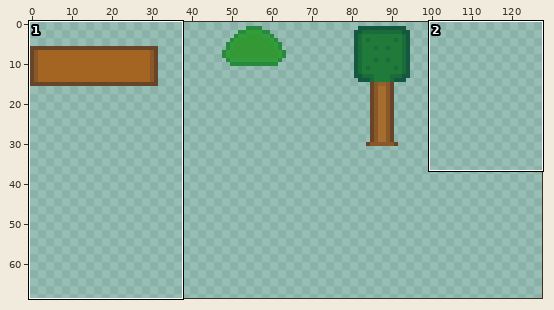
A sprite sheet gets an edit: Assets/Art/items.png. Above, an overview of the earlier version with the close-up marked.
Close-up. Before:
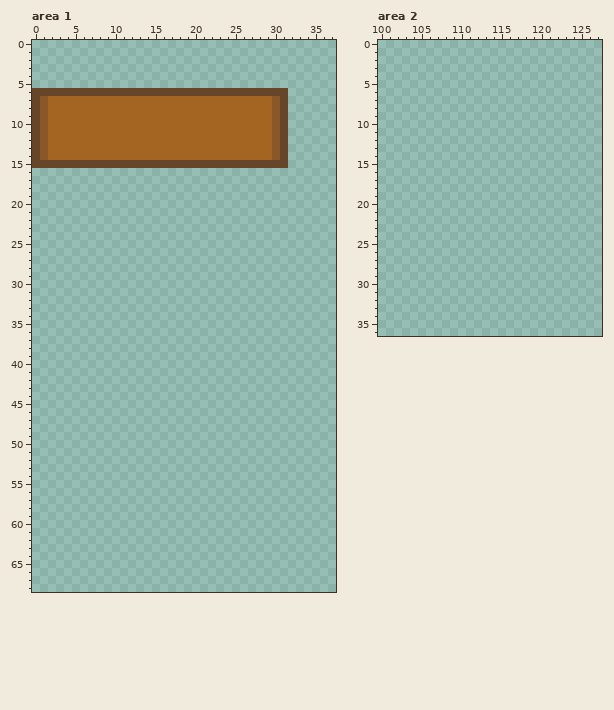
The file is 128x128 pixels. Colours within 5 levels of each other are drawn and written as one. Shown: area 1: x 0..37, y 0..68; area 2: x 100..127, y 0..36. The wide view leaves out empty margins.
Once edited:
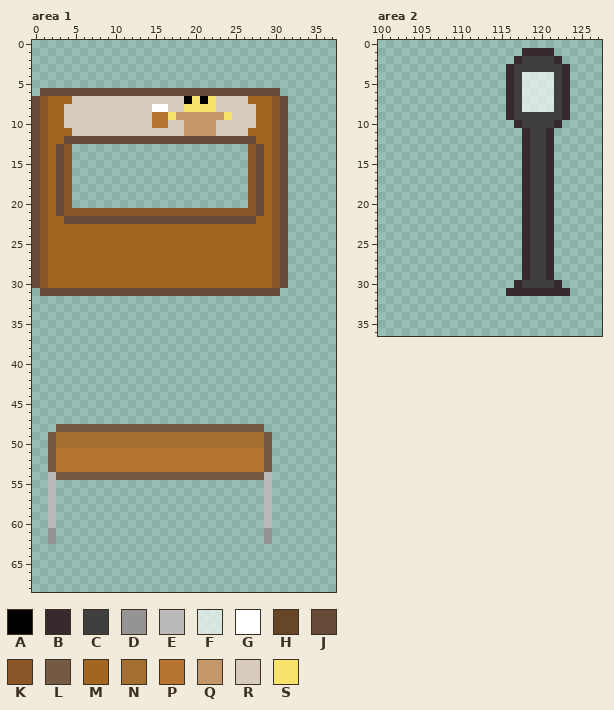
Palette (. is transparent): A #000000  B #362a2e  C #3f3f3f  D #949494  E #b9b9b9  F #ffffffa5  G #ffffff  H #664528  J #664c38  K #8a5828  L #755a43  M #a46422  N #a36e30  P #b77530  Q #c49768  R #d6cbbe  S #f7e26b
What changed:
Area 1:
Colour M becomes colour A in row 7 at x 19 and 21.
The author put colour D in rows 61 to 62 at x 2 and 29.
The author put colour E in rows 54 to 60 at x 2 and 29.
Colour M becomes colour G in row 8 at x 15 to 16.
The author put colour J in rows 16 to 21 at x 0, 3, 28 and 31; in row 22 at x 0, 4 to 27 and 31; in rows 23 to 30 at x 0 and 31; in row 31 at x 1 to 30.
Colour H becomes colour J in row 6 at x 1 to 30; in rows 7 to 14 at x 0 and 31; in row 15 at x 0, 3, 28 and 31.
Colour M becomes colour J in row 12 at x 4 to 27; in rows 13 to 14 at x 3 and 28.
The author put colour K in rows 16 to 20 at x 1, 4, 27 and 30; in row 21 at x 1, 4 to 27 and 30; in rows 22 to 30 at x 1 and 30.
Colour H becomes colour K in row 15 at x 1, 4, 27 and 30.
Colour M becomes colour K in rows 13 to 14 at x 4 and 27.
The author put colour L in row 48 at x 3 to 28; in rows 49 to 53 at x 2 and 29; in row 54 at x 3 to 28.
The author put colour M in rows 16 to 21 at x 2 and 29; in row 22 at x 2 to 3 and 28 to 29; in rows 23 to 30 at x 2 to 29.
Colour H becomes colour M in row 15 at x 2 and 29.
The author put colour N in rows 49 to 50 at x 3 to 28.
The author put colour P in rows 51 to 53 at x 3 to 28.
Colour M becomes colour P in rows 9 to 10 at x 15 to 16.
Colour M becomes colour Q in row 9 at x 18 to 23; in rows 10 to 11 at x 19 to 22.
Colour M becomes colour R in row 7 at x 5 to 18 and 23 to 26; in row 8 at x 4 to 14, 17 to 18 and 23 to 27; in row 9 at x 4 to 14 and 25 to 27; in row 10 at x 4 to 14, 17 to 18 and 23 to 27; in row 11 at x 5 to 18 and 23 to 26.
Colour M becomes colour S in row 7 at x 20 and 22; in row 8 at x 19 to 22; in row 9 at x 17 and 24.
The author cleared colour H in row 6 at x 0 and 31; in row 15 at x 5 to 26.
The author cleared colour M in rows 13 to 14 at x 5 to 26.
Area 2:
The author put colour B in row 1 at x 118 to 121; in row 2 at x 117 and 122; in rows 3 to 9 at x 116 and 123; in row 10 at x 117 and 122; in rows 11 to 29 at x 118 and 121; in row 30 at x 117 and 122.
The author put colour B in row 31 at x 116 to 123.
The author put colour C in row 2 at x 118 to 121; in row 3 at x 117 to 122; in rows 4 to 8 at x 117 and 122; in row 9 at x 117 to 122; in row 10 at x 118 to 121; in rows 11 to 29 at x 119 to 120.
The author put colour C in row 30 at x 118 to 121.
The author put colour F in rows 4 to 8 at x 118 to 121.
Where, in picture pixels (left, top, right, bottom), the same in both close-ups:
changed: (32, 88, 288, 296)
added: (48, 424, 272, 544)
added: (506, 48, 570, 296)
